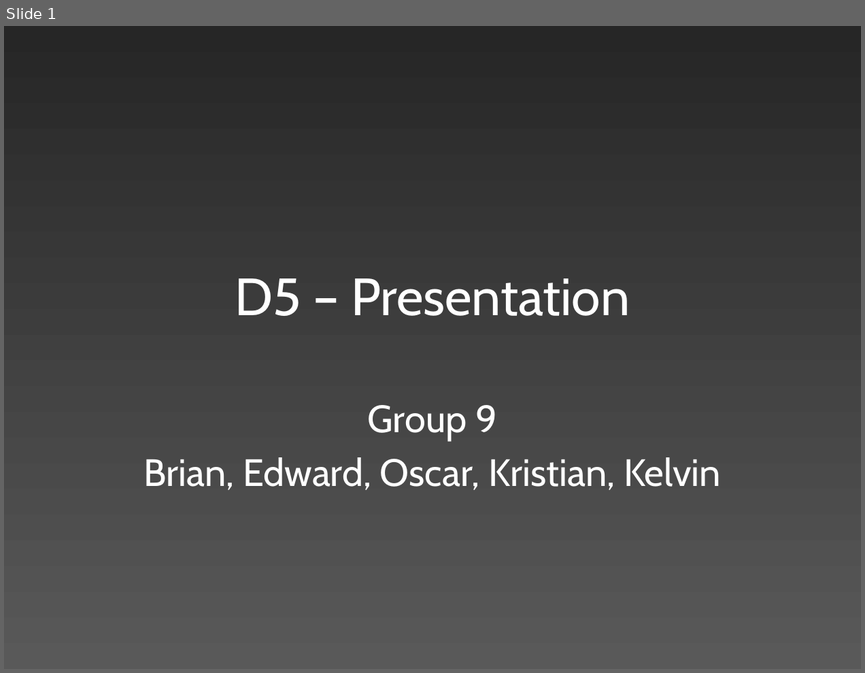
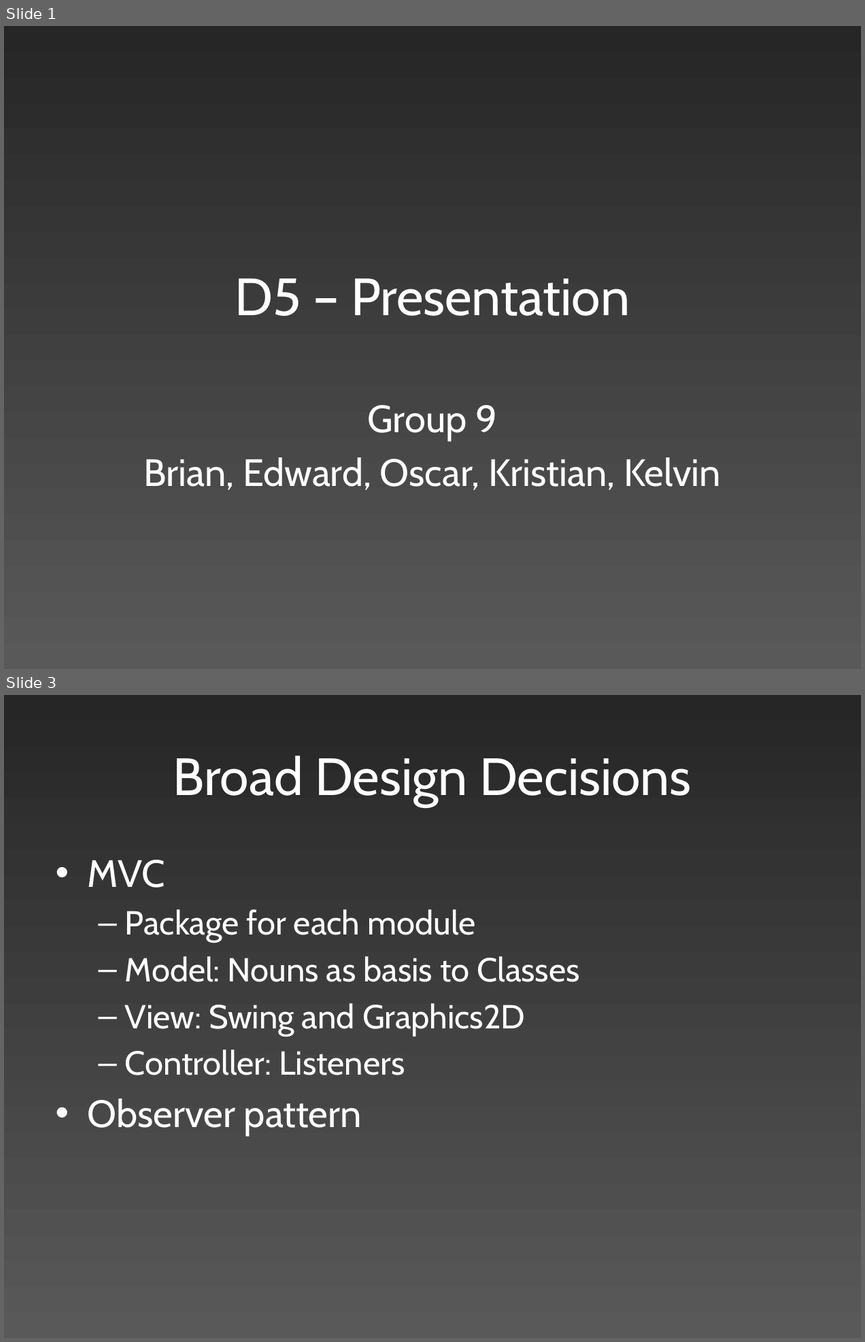
Before and after one commit to edderick/RunwayRedeclaration, a slide deck: doc/Final Presentation/Slides.pptx. Shown one above the other, each under a label of ours: slide 1 before the commit, slides 1 and 3 after it; the slides between them are not shown. The pictures are 865x673 and 865x1342 pixels, drawn with LibreOffice and Linux fonts; fonts in the diff are those of the drawing. Boxes give left, top, right and bottom in pixels: in the first picture for what was removed or moved away, otherwise in the second. Text is boxed around its words. In the diff, an @@ line names an element or a change of style, - is before the commit and + after.

```diff
--- a/doc/Final Presentation/Slides.pptx
+++ b/doc/Final Presentation/Slides.pptx
@@ slide 3 added at (4,695,861,1338), background gradient #595959 to #262626 @@
@@ title added at (173,756,691,807), 44 pt, text #FFFFFF @@
+Broad Design Decisions
@@ text added at (88,860,579,1136), 28 pt, text #FFFFFF @@
+• MVC
+  – Package for each module
+  – Model: Nouns as basis to Classes
+  – View: Swing and Graphics2D
+  – Controller: Listeners
+• Observer pattern
```
Also in this commit, not shown: 2 slides changed.
